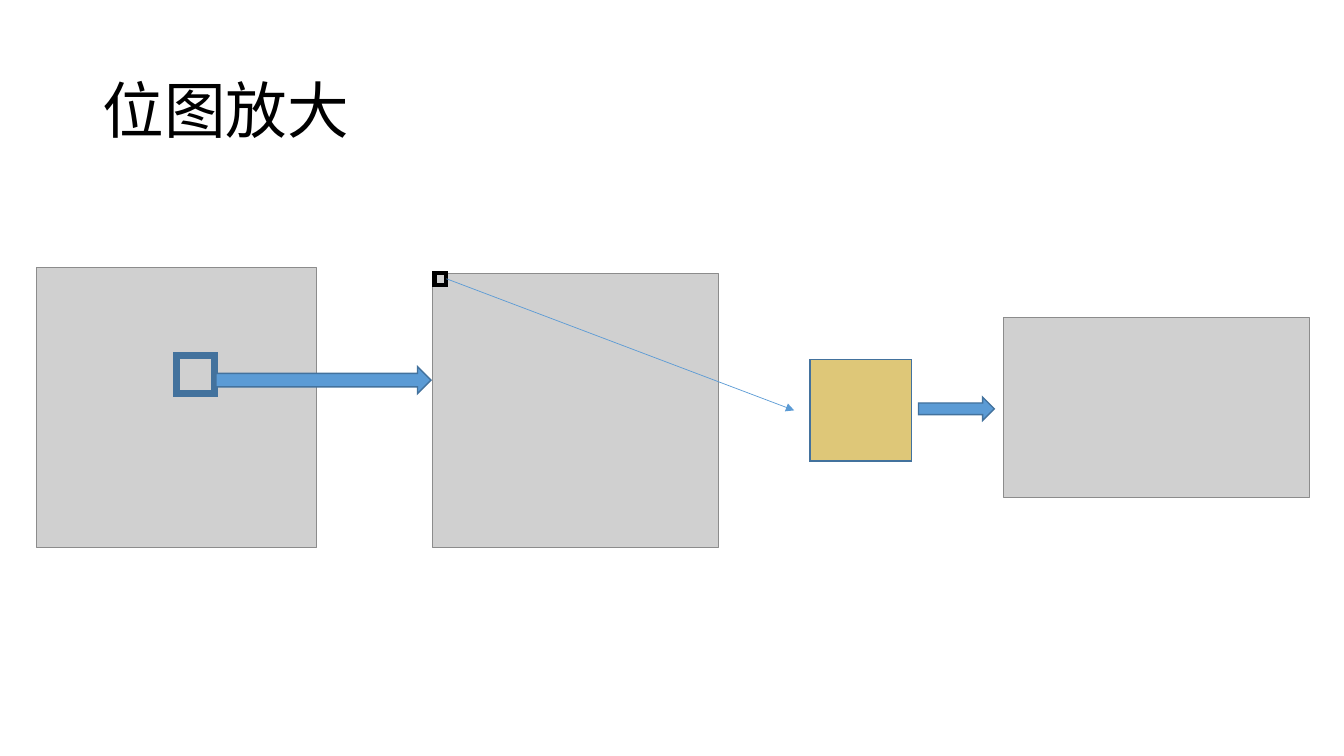
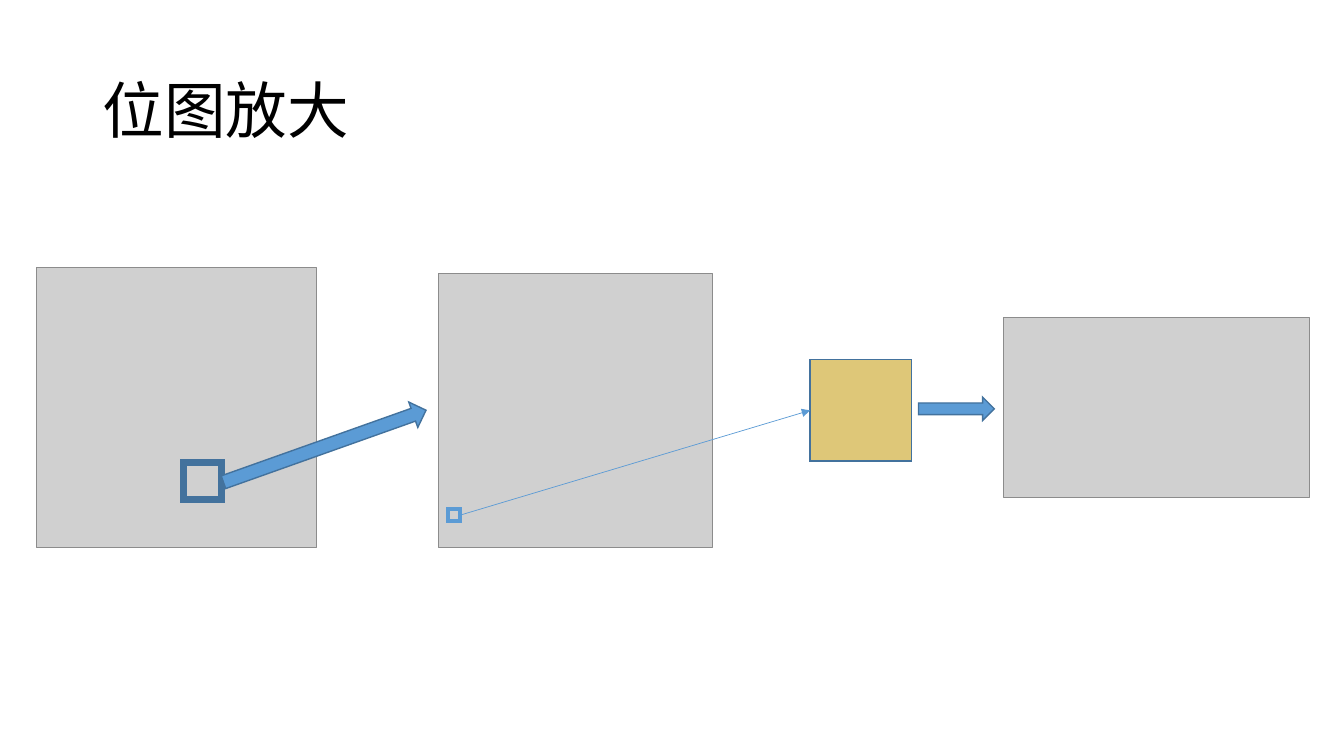
Before and after one commit to plter/HandwriteRecognizerCourse, a slide deck: slide 15 of 机器学习之手写识别.pptx. Drawn at 1344x756 pixels with LibreOffice and Linux fonts; fonts in the diff are those of the drawing; grey boxes stand for pictures. Boxes give left, top, right and bottom in pixels: in the first picture for what was removed or moved away, otherwise in the second. Text is boxed around its words. In the diff, an @@ line names an element or a change of style, - is before the commit and + after.

```diff
--- a/机器学习之手写识别.pptx
+++ b/机器学习之手写识别.pptx
@@ picture: place and size @@
-picture at [433,273,718,547]
+picture at [439,273,713,547]
@@ right arrow at [219,397,431,495]: rotation 0 to 340 degrees @@
@@ arrow moved from (447, 279) - (795, 410) to (461, 515) - (811, 410) @@
@@ rectangle: place and size @@
-rectangle at [176,356,214,393]
+rectangle at [184,463,221,500]
@@ rectangle: place and size @@
-rectangle at [435,273,447,285]
+rectangle at [449,509,461,521]
@@ rectangle at [449,509,461,521]: outline #000000 3 pt to #5B9BD5 3 pt @@
```
Also in this commit, not shown: 3 other files.
